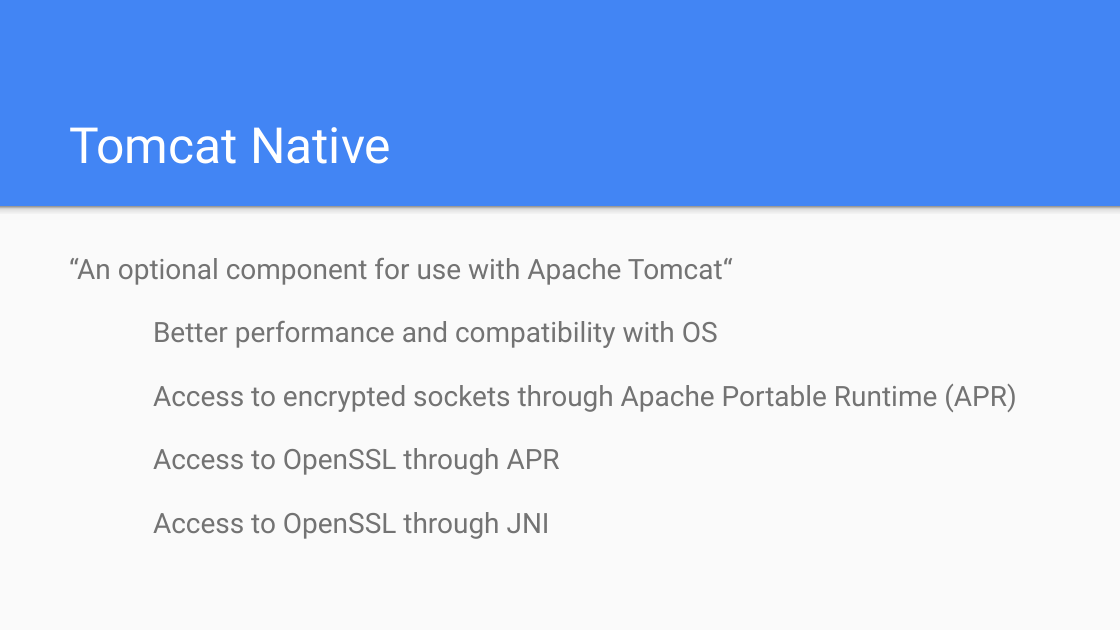
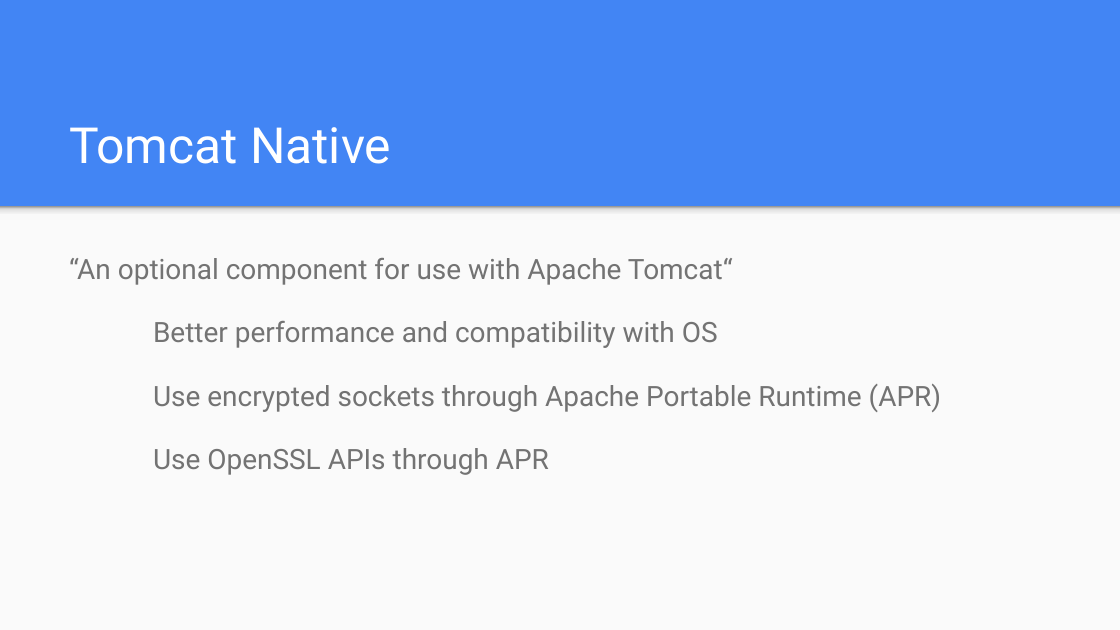
Before and after one commit to jocelynthode/tomcat-native2-doc, a slide deck: slide 4 of initial_presentation.pptx (slide 5 before the commit). Drawn at 1120x630 pixels with LibreOffice and Linux fonts; fonts in the diff are those of the drawing. Boxes give left, top, right and bottom in pixels: in the first picture for what was removed or moved away, otherwise in the second. Text is boxed around its words. In the diff, an @@ line names an element or a change of style, - is before the commit and + after.

```diff
--- a/initial_presentation.pptx
+++ b/initial_presentation.pptx
@@ text at [153,384,941,475]: text changed @@
-Access to encrypted sockets through Apache Portable Runtime (APR)
-Access to OpenSSL through APR
-Access to OpenSSL through JNI
+Use encrypted sockets through Apache Portable Runtime (APR)
+Use OpenSSL APIs through APR
```
Also in this commit, not shown: 6 other slides changed, 1 slide added, 1 slide removed, 1 other file.
